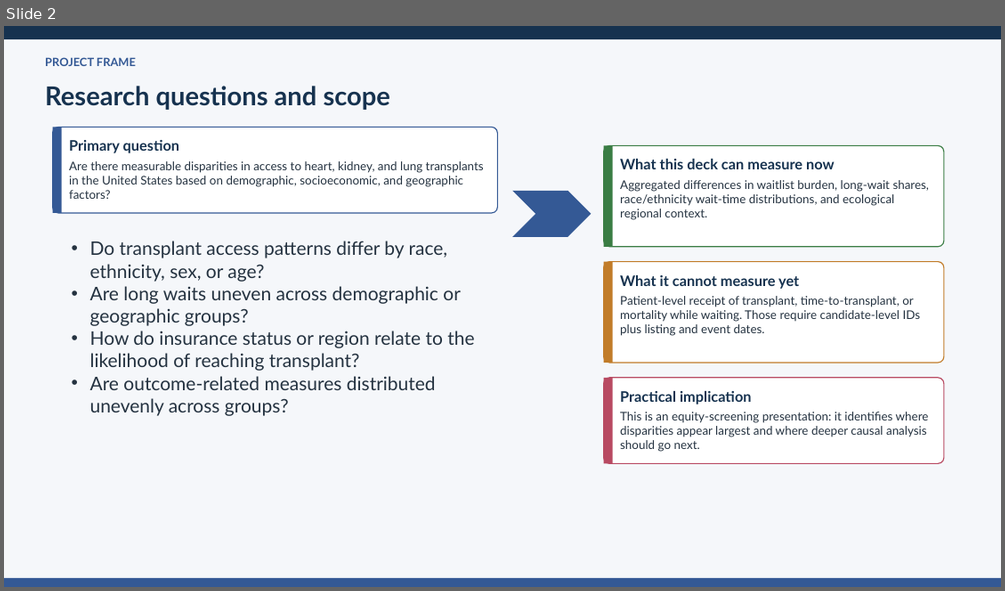
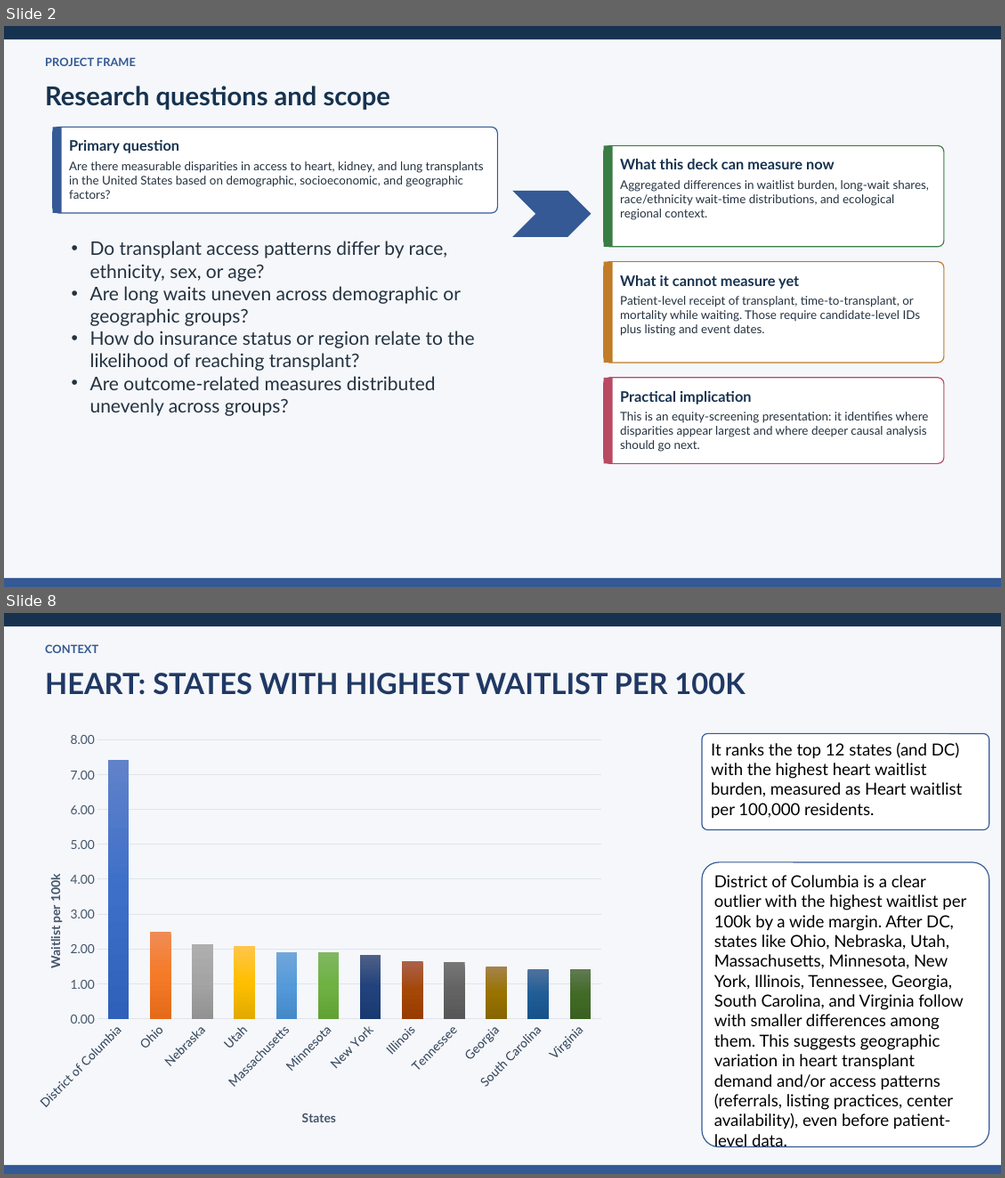
Before and after one commit to ansonrk/Capstone-DA16, a slide deck: DASHBOARD/transplant_equity_capstone_MVP.pptx. Shown one above the other, each under a label of ours: slide 2 before the commit, slides 2 and 8 after it; the slides between them are not shown. The pictures are 1005x591 and 1005x1178 pixels, drawn with LibreOffice and Linux fonts; fonts in the diff are those of the drawing. Boxes give left, top, right and bottom in pixels: in the first picture for what was removed or moved away, otherwise in the second. Text is boxed around its words. In the diff, an @@ line names an element or a change of style, - is before the commit and + after.

```diff
--- a/DASHBOARD/transplant_equity_capstone_MVP.pptx
+++ b/DASHBOARD/transplant_equity_capstone_MVP.pptx
@@ slide 8 added at [4, 613, 1001, 1174], background #F5F7FA @@
@@ rectangle added at [4, 613, 1001, 626], fill #16324F @@
@@ text added at [45, 644, 98, 653], 11 pt, text #345995, bold @@
+CONTEXT
@@ text added at [45, 673, 744, 695], 28 pt, text #203864, bold @@
+HEART: STATES WITH HIGHEST WAITLIST PER 100K
@@ column chart added at [37, 707, 628, 1129] @@
+categories: District of Columbia, Ohio, Nebraska, Utah, Massachusetts, Minnesota, New York, Illinois, Tennessee, Georgia, South Carolina, Virginia
+Series 1: 7.4, 2.5, 2.1, 2.1, 1.9, 1.9, 1.8, 1.7, 1.6, 1.5, 1.4, 1.4
@@ rounded rectangle added at [702, 733, 989, 830], fill #FFFFFF, outline #345995 1 pt, 16 pt, text #000000 @@
+It ranks the top 12 states (and DC) with the highest heart waitlist burden, measured as Heart waitlist per 100,000 residents.
@@ rounded rectangle added at [702, 862, 989, 1147], fill #FFFFFF, outline #345995 1 pt, 16 pt, text #000000 @@
+District of Columbia is a clear outlier with the highest waitlist per 100k by a wide margin. After DC, states like Ohio, Nebraska, Utah, Massachusetts, Minnesota, New York, Illinois, Tennessee, Georgia, South Carolina, and Virginia follow with smaller differences among them. This suggests geographic variation in heart transplant demand and/or access patterns (referrals, listing practices, center availability), even before patient-level data.
@@ rectangle added at [4, 1165, 1001, 1174], fill #345995 @@
```
Also in this commit, not shown: 7 slides changed, 4 other slides added, 2 slides removed, 2 other files.
